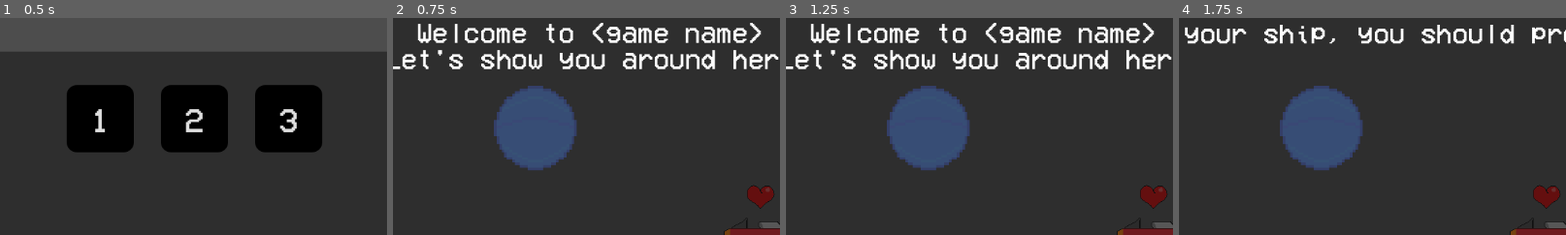
Above: before the commit, frames 1-4 (left to right).
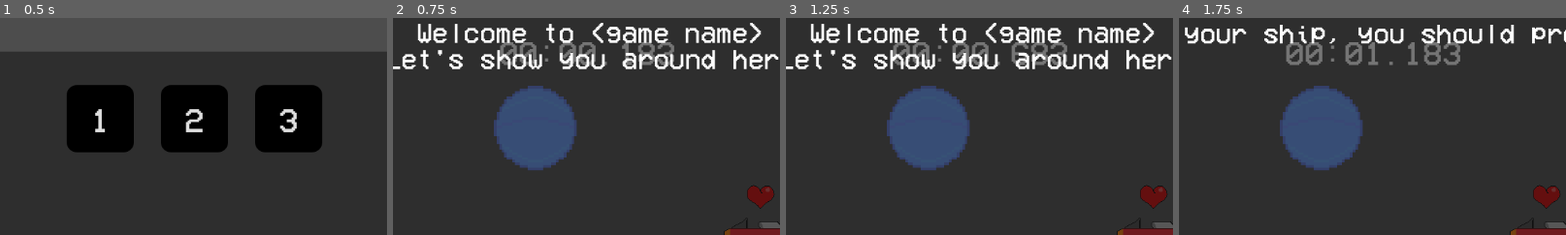
Above: after the commit, the same moments.

Repository: farkon00/GMTK2024
Game: Godot game, scene res://Main.tscn
Same seed, same stepped clock (60 frames per second), same inputs: the game is played once before the commit and once after it.
Inputs (mouse positions are % of the whole screen's width and height, from its top left):
- Up to frame 1 (0.5 s): no input
- Up to frame 2 (0.75 s): click "1" at 0.5 s
- Up to frame 3 (1.25 s): no input
- Up to frame 4 (1.75 s): tap Enter at 1.25 s; move the mouse to (72, 45) at 1.27 s; click (72, 45) at 1.42 s
The pictures show only the part of the screen within x 25-75%, y 0-50%; the shares and areas given below are measured in that part.

Frame 1 is identical in both runs. In frame 2, 1.6% of the frame differs, in the area x 27-73%, y 11-22%; in frame 3, 1.7%; in frame 4, 1.8%.

Commit message:
Added a timer

Diff:
--- a/Main.tscn
+++ b/Main.tscn
@@ -1,21 +1,23 @@
-[gd_scene load_steps=7 format=3 uid="uid://60x0tpw1kfl1"]
+[gd_scene load_steps=8 format=3 uid="uid://60x0tpw1kfl1"]
 
 [ext_resource type="PackedScene" uid="uid://bkclfsio7no2j" path="res://Levels/tutorial.tscn" id="2_stkyg"]
 [ext_resource type="PackedScene" uid="uid://hjk2yrp438kv" path="res://Levels/level1.tscn" id="2_vivy5"]
 [ext_resource type="PackedScene" uid="uid://dbagmxdk5mime" path="res://Levels/level2.tscn" id="3_4e7he"]
 [ext_resource type="Script" path="res://Scripts/GameManager.gd" id="4_0dhc0"]
 [ext_resource type="Theme" uid="uid://cvftj2ibeautp" path="res://Themes/LevelSelectScreen.tres" id="4_xl53m"]
+[ext_resource type="FontFile" uid="uid://cjrm3yts0o36t" path="res://Textures/DefaultFont.ttf" id="6_gj6jp"]
 
 [sub_resource type="LabelSettings" id="LabelSettings_n6bjm"]
 font_size = 90
 
 [node name="Node2D" type="Node2D"]
 
-[node name="GameManager" type="Node" parent="." node_paths=PackedStringArray("level_box")]
+[node name="GameManager" type="Node" parent="." node_paths=PackedStringArray("level_box", "timer_label")]
 process_priority = 2
 script = ExtResource("4_0dhc0")
 levels = Array[PackedScene]([ExtResource("2_stkyg"), ExtResource("2_vivy5"), ExtResource("3_4e7he")])
 level_box = NodePath("LevelSelectUI/Panel/Control/LevelBox")
+timer_label = NodePath("TimerUI/HBoxContainer/TimerLabel")
 
 [node name="GameOverUI" type="Control" parent="GameManager"]
 visible = false
@@ -146,5 +148,29 @@
 theme = ExtResource("4_xl53m")
 text = "3"
 
+[node name="TimerUI" type="Control" parent="GameManager"]
+visible = false
+layout_mode = 3
+anchors_preset = 0
+offset_right = 1152.0
+offset_bottom = 648.0
+
+[node name="HBoxContainer" type="HBoxContainer" parent="GameManager/TimerUI"]
+custom_minimum_size = Vector2(0, 100)
+layout_mode = 1
+anchors_preset = 10
+anchor_right = 1.0
+grow_horizontal = 2
+alignment = 1
+
+[node name="TimerLabel" type="Label" parent="GameManager/TimerUI/HBoxContainer"]
+z_index = 10
+layout_mode = 2
+theme_override_fonts/font = ExtResource("6_gj6jp")
+theme_override_font_sizes/font_size = 50
+text = "00:00:12.735"
+horizontal_alignment = 1
+vertical_alignment = 1
+
 [connection signal="pressed" from="GameManager/GameOverUI/Panel/VBoxContainer/LevelSelectButton" to="GameManager" method="_on_level_select_button_pressed"]
 [connection signal="pressed" from="GameManager/YouWinUI/Panel/VBoxContainer/LevelSelectButton" to="GameManager" method="_on_level_select_button_pressed"]
--- a/Scripts/GameManager.gd
+++ b/Scripts/GameManager.gd
@@ -3,10 +3,12 @@
 
 @export var levels: Array[PackedScene] = []
 @export var level_box: Node
+@export var timer_label: Label
 
 static var instance: GameManager
 
 var is_game_stopped: bool = true
+var level_timer_ms: float = 0
 var currently_changing: Planet = null
 var enemy_ships: Array[EnemyShip] = []
 var time_since_victory: float = 0
@@ -25,10 +27,12 @@
 		current_level.free()
 	current_level = levels[id].instantiate()
 	$"..".add_child(current_level)
+	set_active($"TimerUI", true)
 	is_game_stopped = false
 	has_won = false
 	time_since_victory = 0
 	currently_changing = null
+	level_timer_ms = 0
 
 	enemy_ships.clear()
 	for child in current_level.get_node("EnemyShips").get_children():
@@ -55,6 +59,7 @@
 func gameover():
 	is_game_stopped = true
 	set_active($"GameOverUI", true)
+	set_active($"TimerUI", false)
 
 func _input(event):
 	if is_game_stopped || !(event is InputEventMouseButton): return
@@ -81,8 +86,28 @@
 	is_game_stopped = true
 	has_won = true
 	set_active($"YouWinUI", true)
+	set_active($"TimerUI", false)
 
-func _process(delta):
+func pad_digits(val: int, digit_cnt: int):
+	assert(str(val).length() <= digit_cnt)
+	var res = ""
+	for _i in range(digit_cnt - str(val).length()):
+		res += "0"
+	res += str(val)
+	return res
+
+func get_timer_string():
+	var timer_ms_rounded = int(level_timer_ms)
+	return "{0}:{1}.{2}".format([
+		pad_digits(timer_ms_rounded / 60000, 2),
+		pad_digits(timer_ms_rounded / 1000 % 60, 2),
+		pad_digits(timer_ms_rounded % 1000, 3)
+	])
+
+func _process(delta: float):
+	level_timer_ms += delta * 1000
+	timer_label.text = get_timer_string()
+
 	if has_won:
 		time_since_victory += delta
 	if time_since_victory >= 5:
